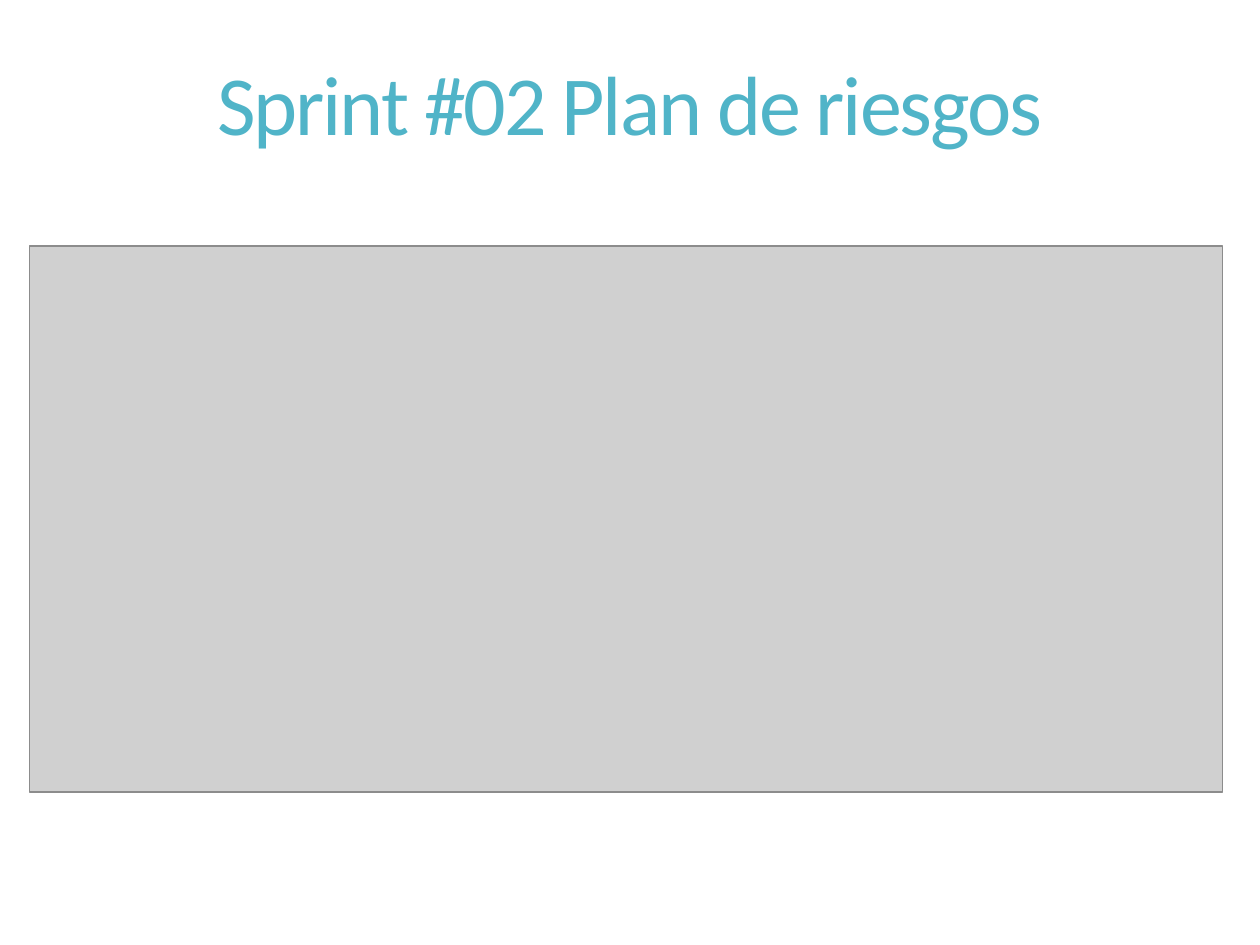
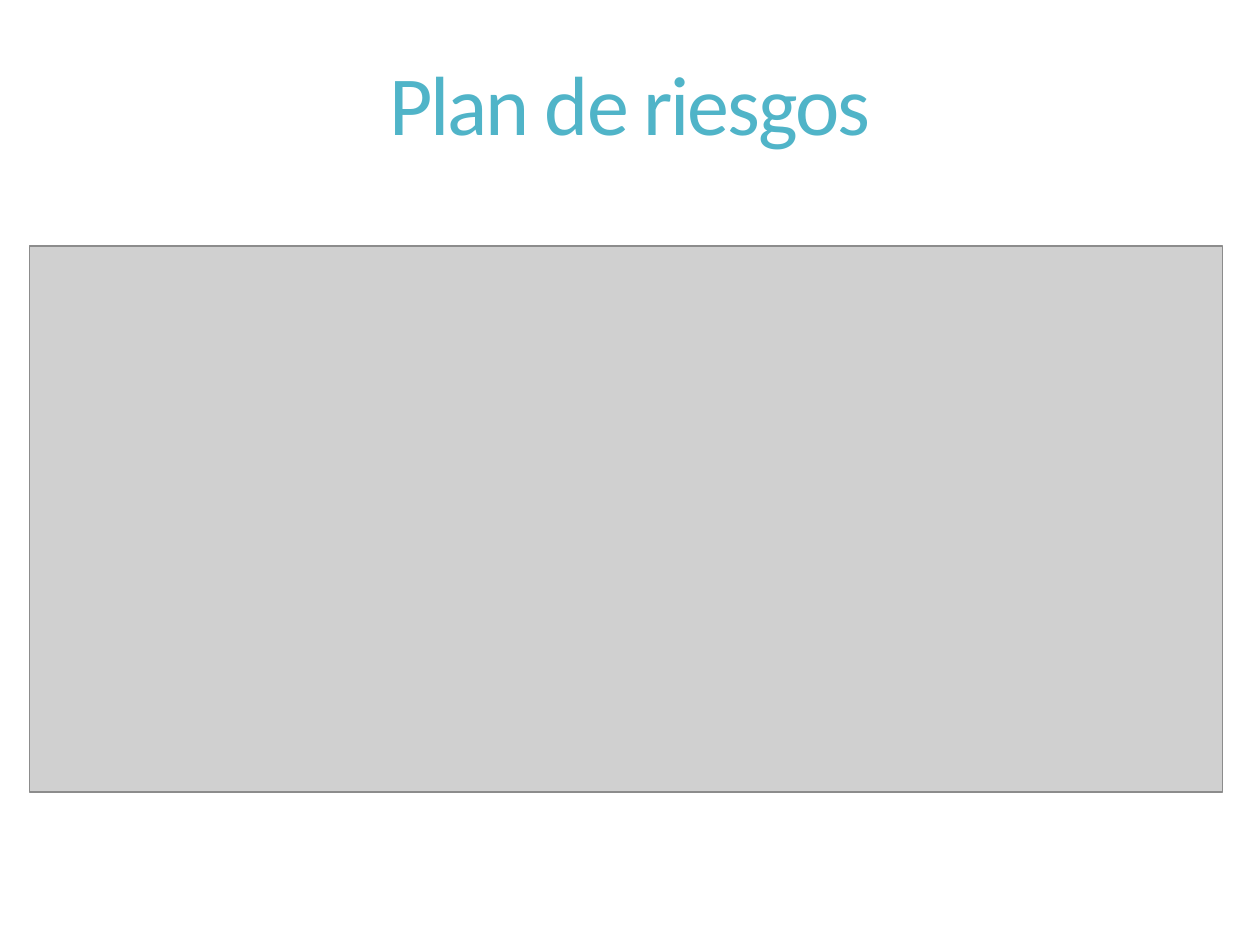
Before and after one commit to dschenkelman/a-malazan-wolvering, a slide deck: slide 5 of docs/Reuniones/Sprint 2/Reunion Formal 2013-09-30/Reunion formal 2013-09-30.pptx (slide 7 before the commit). Drawn at 1260x945 pixels with LibreOffice and Linux fonts; fonts in the diff are those of the drawing; grey boxes stand for pictures. Boxes give left, top, right and bottom in pixels: in the first picture for what was removed or moved away, otherwise in the second. Text is boxed around its words. In the diff, an @@ line names an element or a change of style, - is before the commit and + after.

```diff
--- a/docs/Reuniones/Sprint 2/Reunion Formal 2013-09-30/Reunion formal 2013-09-30.pptx
+++ b/docs/Reuniones/Sprint 2/Reunion Formal 2013-09-30/Reunion formal 2013-09-30.pptx
@@ title at box(389, 76, 871, 150): text changed @@
-Sprint #02 Plan de riesgos
+Plan de riesgos
```
Also in this commit, not shown: 8 other slides changed, 1 slide added, 2 slides removed.
